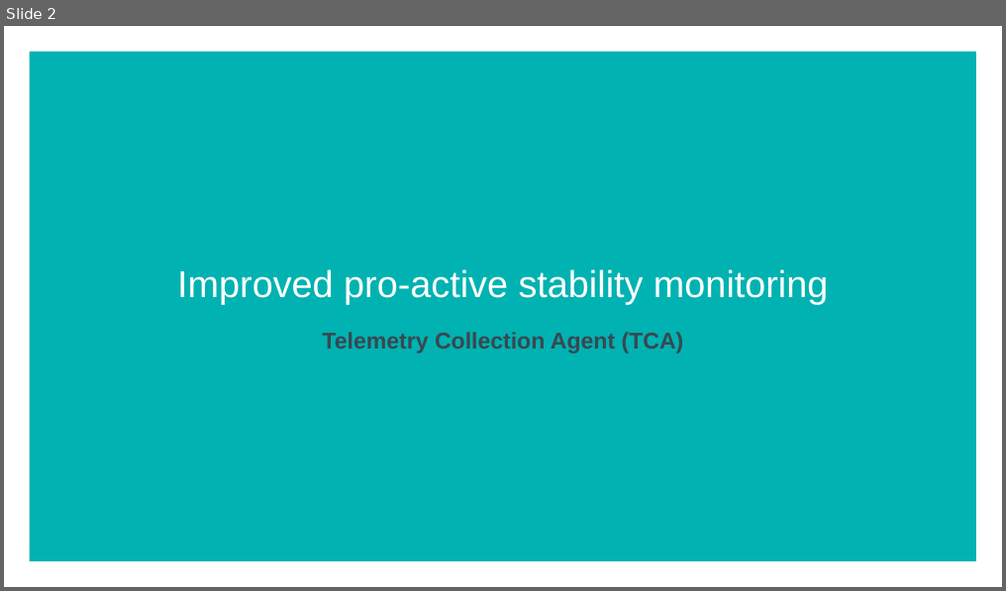
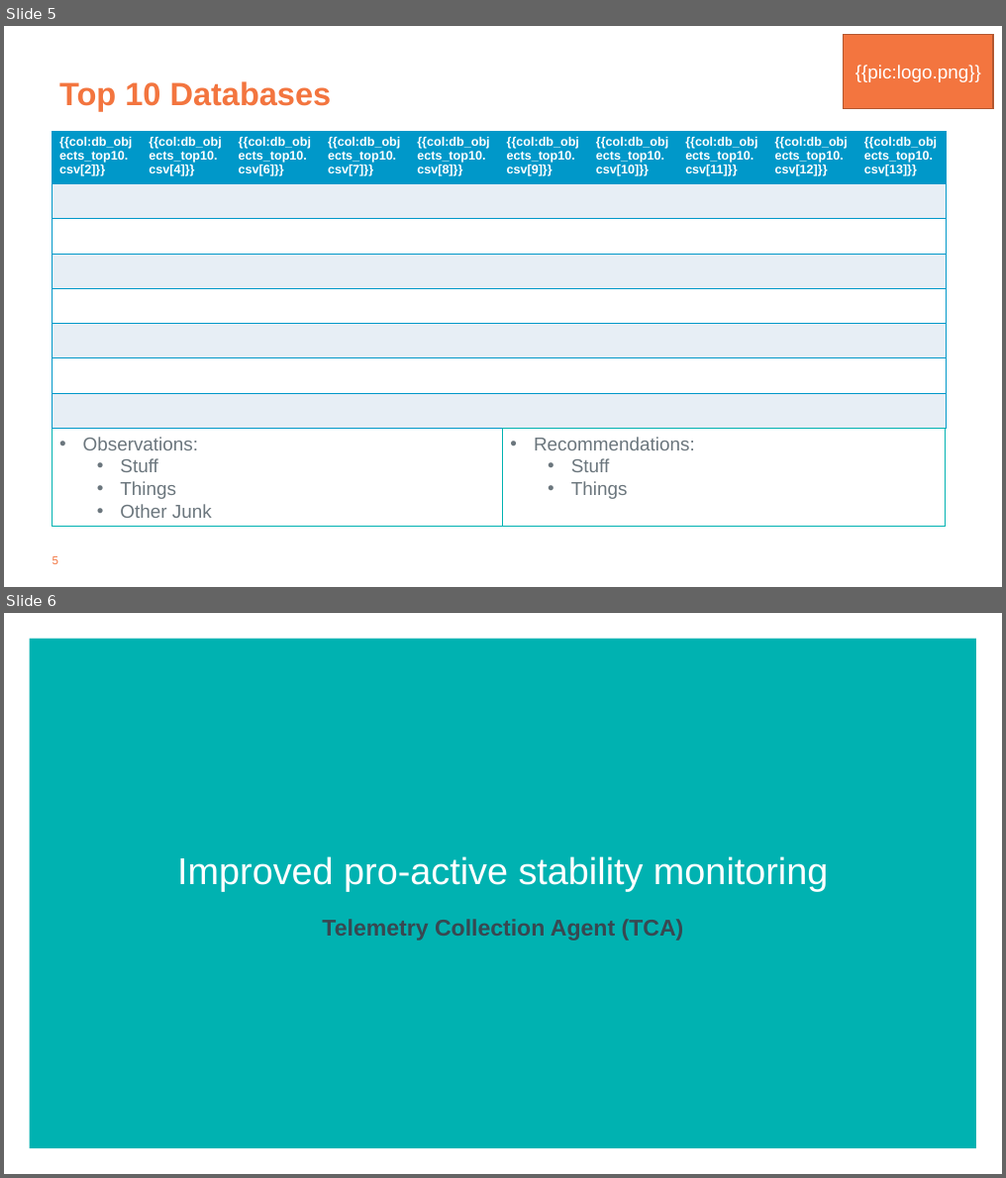
Before and after one commit to tdcoa/sql, a slide deck: filesets/success_plan/success_plan.pptx. Shown one above the other, each under a label of ours: slide 2 before the commit, slides 5 and 6 after it. The pictures are 1006x591 and 1006x1178 pixels, drawn with LibreOffice and Linux fonts; fonts in the diff are those of the drawing; background and template pictures are left out. Boxes give left, top, right and bottom in pixels: in the first picture for what was removed or moved away, otherwise in the second. Text is boxed around its words. In the diff, an @@ line names an element or a change of style, - is before the commit and + after.

```diff
--- a/filesets/success_plan/success_plan.pptx
+++ b/filesets/success_plan/success_plan.pptx
@@ slide 5 added at (x1=4, y1=26, x2=1002, y2=587), background #FFFFFF @@
@@ rectangle added at (x1=844, y1=34, x2=994, y2=109), fill #F3753F, outline #B4572F 1 pt, 18 pt, text #FFFFFF @@
+{{pic:logo.png}}
@@ title added at (x1=59, y1=81, x2=332, y2=112), 31 pt, text #F3753F, bold @@
+Top 10 Databases
@@ table added at (x1=52, y1=132, x2=943, y2=429), 8 rows, 10 columns @@
+{{col:db_objects_top10.csv[2]}} | {{col:db_objects_top10.csv[4]}} | {{col:db_objects_top10.csv[6]}} | {{col:db_objects_top10.csv[7]}} | {{col:db_objects_top10.csv[8]}} | {{col:db_objects_top10.csv[9]}} | {{col:db_objects_top10.csv[10]}} | {{col:db_objects_top10.csv[11]}} | {{col:db_objects_top10.csv[12]}} | {{col:db_objects_top10.csv[13]}}
+ |  |  |  |  |  |  |  |  | 
+ |  |  |  |  |  |  |  |  | 
+ |  |  |  |  |  |  |  |  | 
+ |  |  |  |  |  |  |  |  | 
+ |  |  |  |  |  |  |  |  | 
+ |  |  |  |  |  |  |  |  | 
+ |  |  |  |  |  |  |  |  | 
@@ rectangle added at (x1=52, y1=429, x2=503, y2=527), outline #00B2B1 0.75 pt, 18 pt, text #6B767D @@
+• Observations:
+  • Stuff
+  • Things
+  • Other Junk
@@ rectangle added at (x1=503, y1=429, x2=945, y2=527), outline #00B2B1 0.75 pt, 18 pt, text #6B767D @@
+• Recommendations:
+  • Stuff
+  • Things
@@ page number added at (x1=53, y1=557, x2=58, y2=565), 11 pt, text #F3753F @@
+5
@@ what was slide 2 is now slide 6 @@
```
Also in this commit, not shown: 3 slides changed, 3 other slides added, 1 slide removed.
